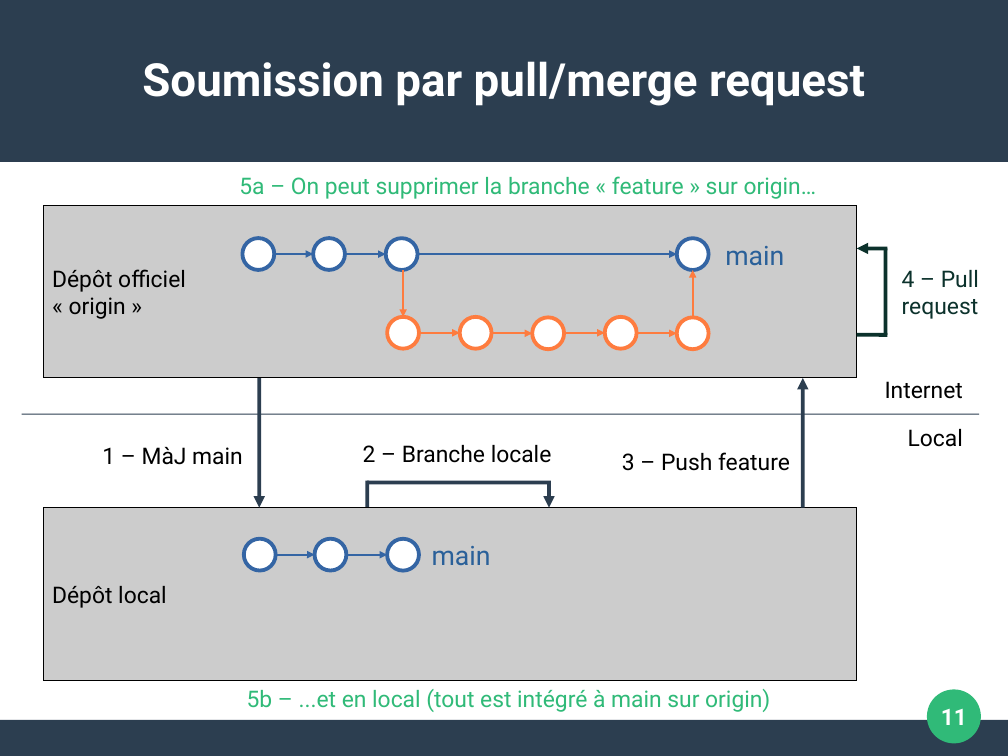
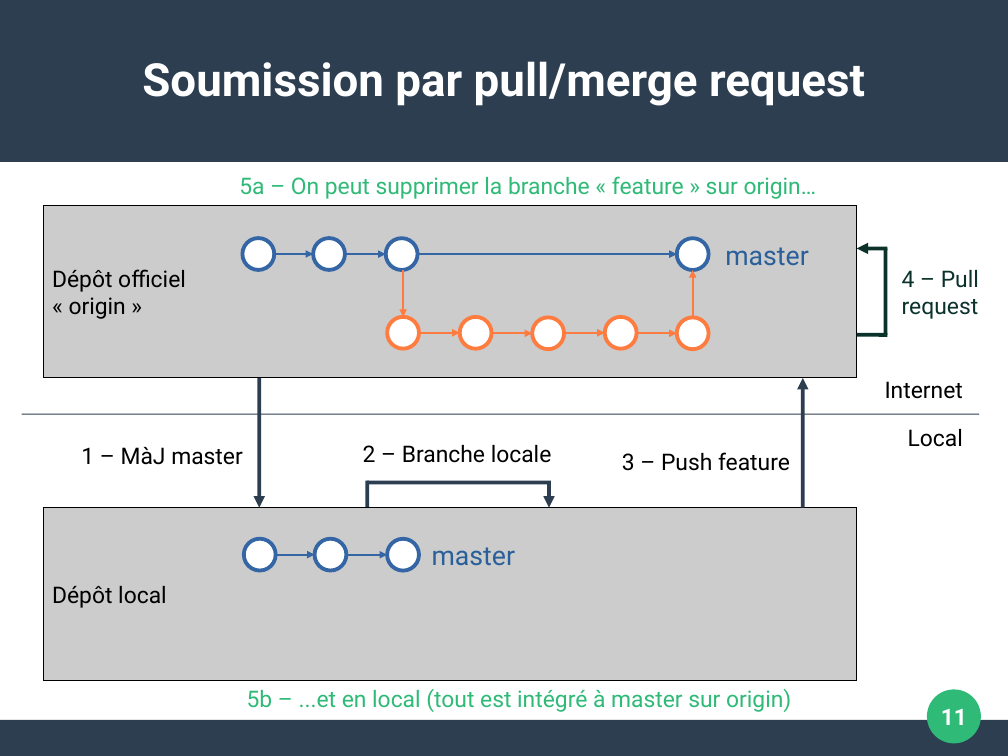
Before and after one commit to pushou/formation-git, a slide deck: slide 11 of Pres5-Reseau.odp. Drawn at 1008x756 pixels with LibreOffice and Linux fonts; fonts in the diff are those of the drawing. Boxes give left, top, right and bottom in pixels: in the first picture for what was removed or moved away, otherwise in the second. Text is boxed around its words. In the diff, an @@ line names an element or a change of style, - is before the commit and + after.

```diff
--- a/Pres5-Reseau.odp
+++ b/Pres5-Reseau.odp
@@ text at box(725, 247, 808, 265): text changed @@
-main
+master
@@ text at box(81, 447, 243, 465): text changed @@
-1 – MàJ main
+1 – MàJ master
@@ text at box(432, 547, 515, 566): text changed @@
-main
+master
@@ text at box(247, 689, 791, 712): text changed @@
-5b – ...et en local (tout est intégré à main sur origin)
+5b – ...et en local (tout est intégré à master sur origin)
```
Also in this commit, not shown: 6 other slides changed, 8 other files.
